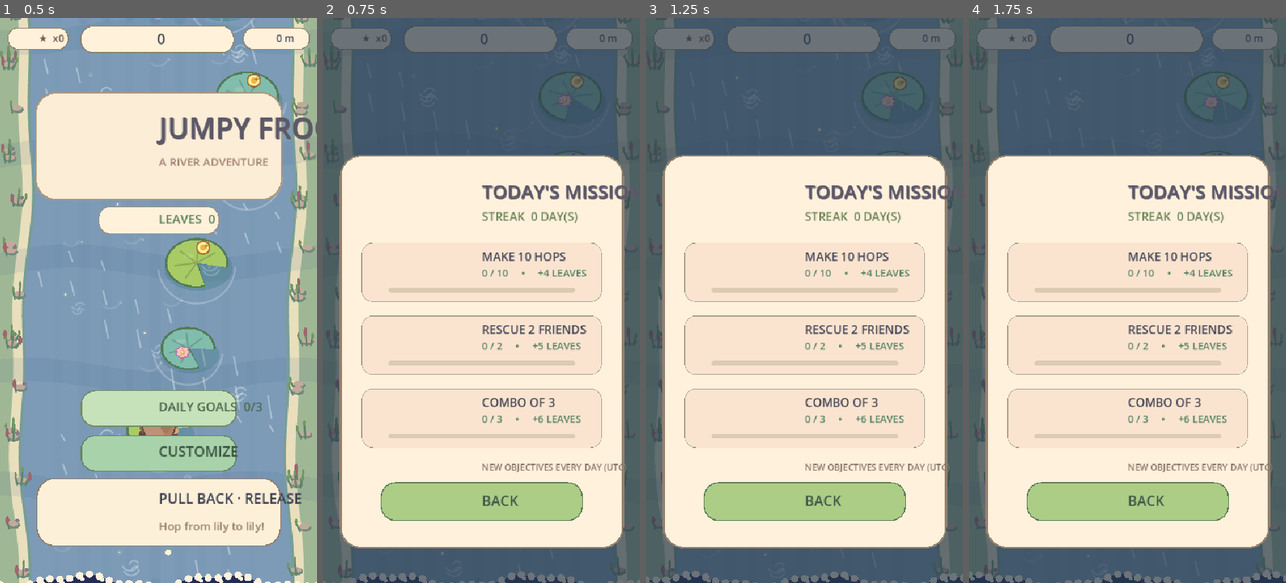
Above: before the commit, frames 1-4 (left to right).
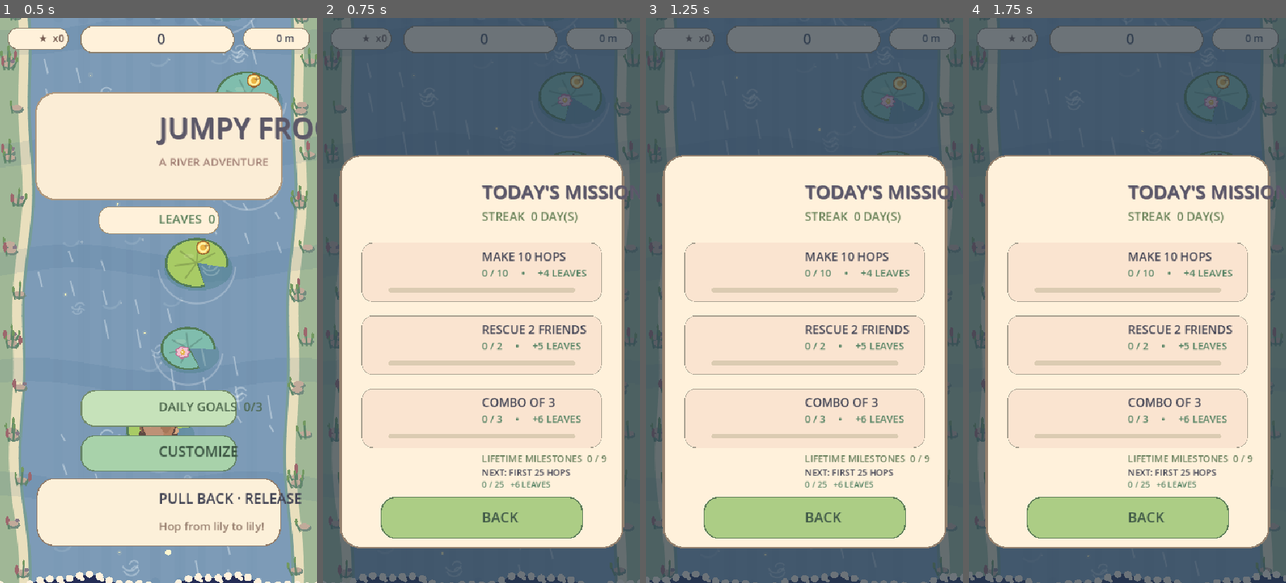
Above: after the commit, the same moments.

Repository: dbrckk/Jumpy-frog
Game: Godot game, scene res://main.tscn
Same seed, same stepped clock (60 frames per second), same inputs: the game is played once before the commit and once after it.
Inputs (mouse positions are in pixels of both pictures, inside the frame that each line leads up to):
- Up to frame 1 (0.5 s): no input
- Up to frame 2 (0.75 s): tap Enter at 0.5 s; move the mouse to (465, 413) at 0.52 s; tap R at 0.6 s; click (465, 413) at 0.67 s
- Up to frame 3 (1.25 s): tap Space at 0.77 s
- Up to frame 4 (1.75 s): drag from (1222, 385) to (1111, 413) at 1.27 s

Frame 1 is identical in both runs. In frame 2, 4.8% of the frame differs, in the area x 18-96%, y 77-93%; in frame 3, 4.8%; in frame 4, 4.8%.

Commit message:
ui(retention): show lifetime milestone progress and next leaf reward on goals screen

Diff:
--- a/scripts/art.gd
+++ b/scripts/art.gd
@@ -518,9 +518,15 @@
 		var ratio: float = minf(1.0, float(progress) / float(target))
 		if ratio > 0.001:
 			rr(c, Rect2(111, y + 76, 318.0 * ratio, 8), 4, Color("#89b874"))
-	text(c, "NEW OBJECTIVES EVERY DAY (UTC)", Vector2(270, 763), 15, Color("#88776b"))
-	rr(c, Rect2(100, 790, 340, 62), 23, Color("#accd85"), Color("#5e7e59"), 2)
-	text(c, "BACK", Vector2(270, 820), 24, Color("#3f5847"))
+	var milestone: Dictionary = daily.next_milestone()
+	var milestone_caption := "ALL MILESTONES COMPLETED" if milestone.is_empty() else ("NEXT: %s" % String(milestone["title"]))
+	var milestone_progress := "" if milestone.is_empty() else ("%d / %d   +%d LEAVES" % [mini(int(milestone["progress"]), int(milestone["target"])), int(milestone["target"]), int(milestone["reward"])])
+	text(c, "LIFETIME MILESTONES  %d / %d" % [daily.milestone_count(), daily.MILESTONES.size()], Vector2(270, 748), 16, Color("#6a815e"))
+	text(c, milestone_caption, Vector2(270, 772), 15, INK)
+	if not milestone_progress.is_empty():
+		text(c, milestone_progress, Vector2(270, 792), 14, Color("#548263"))
+	rr(c, Rect2(100, 815, 340, 67), 23, Color("#accd85"), Color("#5e7e59"), 2)
+	text(c, "BACK", Vector2(270, 848), 24, Color("#3f5847"))
 
 static func _commas(value: int) -> String:
 	var s := str(value)
